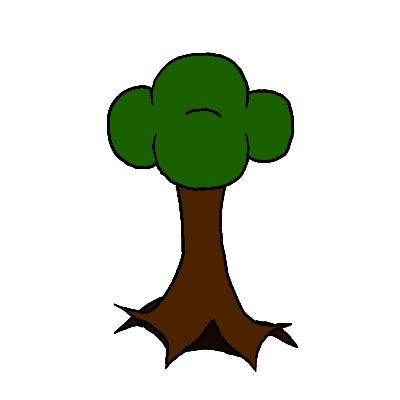
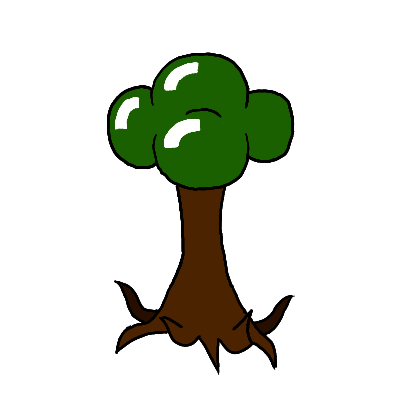
Layers edited between the first and the second 400x400 image:
added layer "Layer 7" above "Layer 4" over [115, 62, 201, 148]
